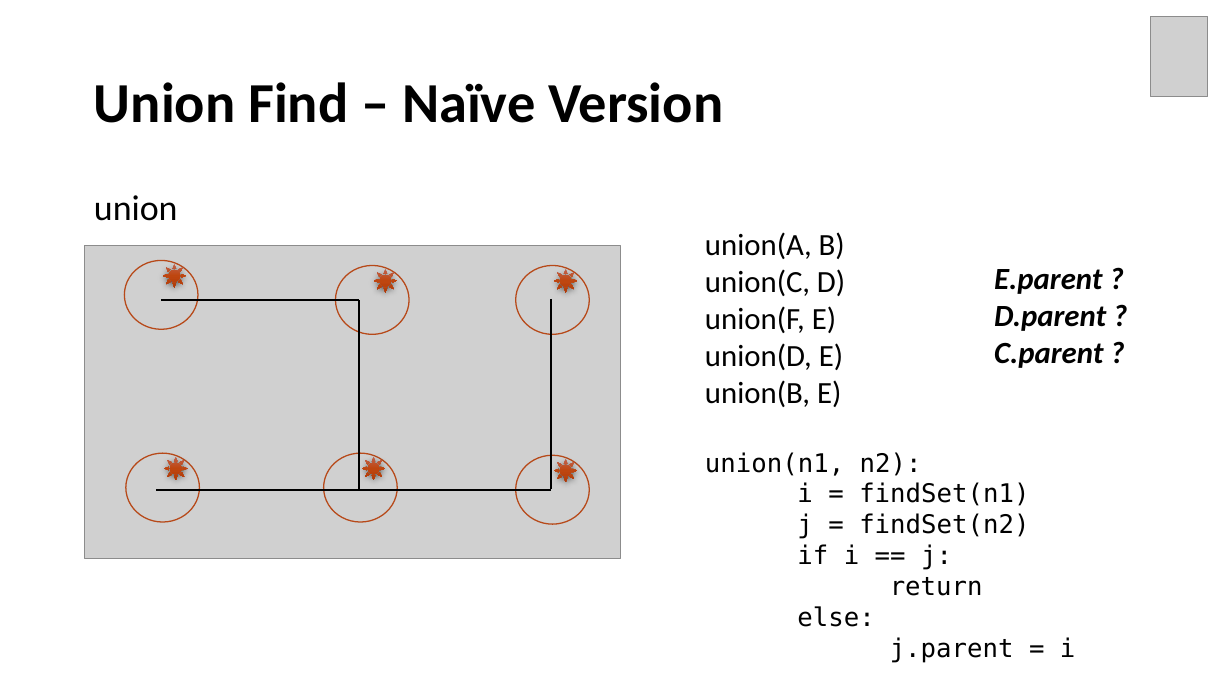
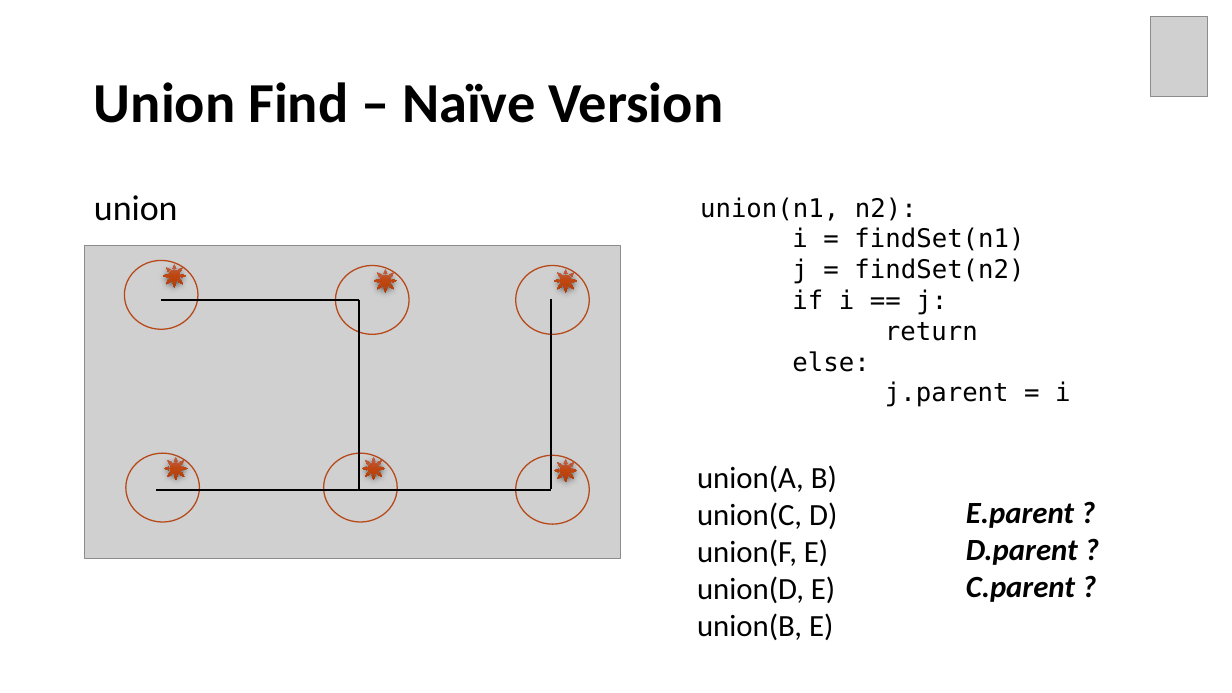
Before and after one commit to Neo-Hao/union-find, a slide deck: slide 19 of slides.pptx (slide 22 before the commit). Drawn at 1232x693 pixels with LibreOffice and Linux fonts; fonts in the diff are those of the drawing; grey boxes stand for pictures. Boxes give left, top, right and bottom in pixels: in the first picture for what was removed or moved away, otherwise in the second. Text is boxed around its words. In the diff, an @@ line names an element or a change of style, - is before the commit and + after.

Commit message:
updates on union find two versions

```diff
--- a/slides.pptx
+++ b/slides.pptx
@@ text "union(n1, n2):": place and size @@
-text "union(n1, n2):" at [705, 232, 1075, 662]
+text "union(n1, n2):" at [700, 197, 1070, 407]
@@ text at [705, 232, 845, 407]: paragraphs removed @@
-union(A, B)
-union(C, D)
-union(F, E)
-union(D, E)
-union(B, E)
@@ text added at [697, 465, 837, 640], 24 pt, text #000000 @@
+union(A, B)
+union(C, D)
+union(F, E)
+union(D, E)
+union(B, E)
@@ text "E.parent ?": place and size @@
-text "E.parent ?" at [994, 269, 1106, 368]
+text "E.parent ?" at [966, 503, 1078, 602]
```
Also in this commit, not shown: 33 other slides changed, 6 slides added, 10 slides removed.
